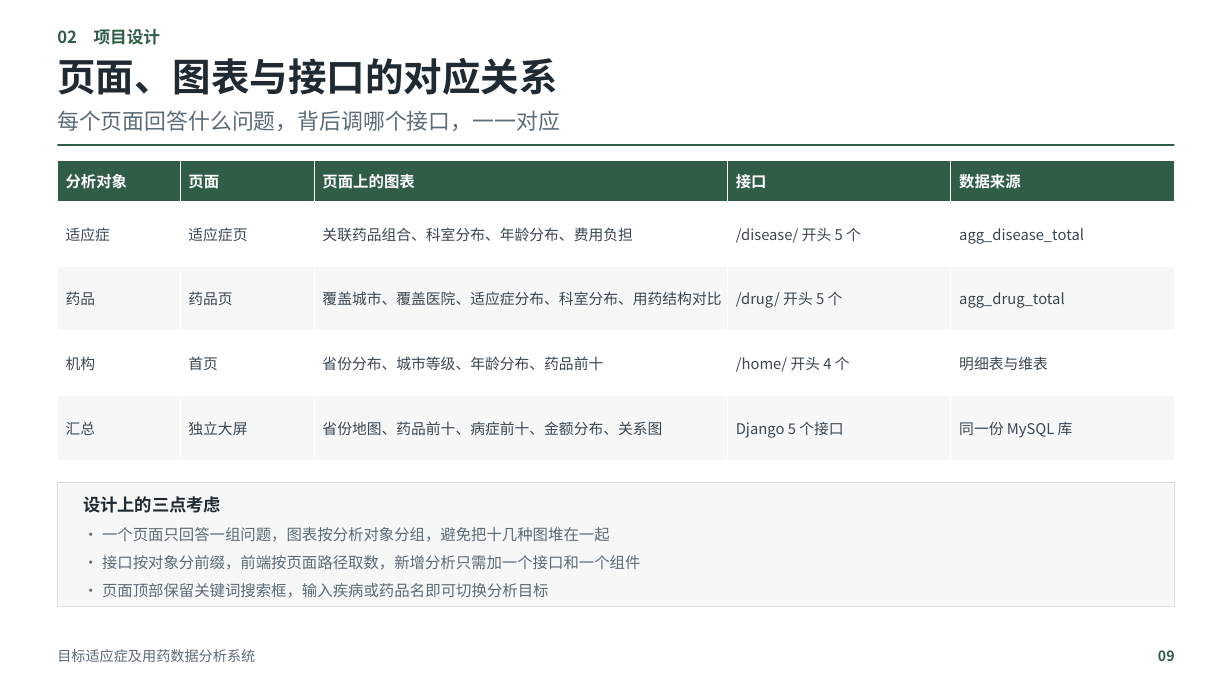
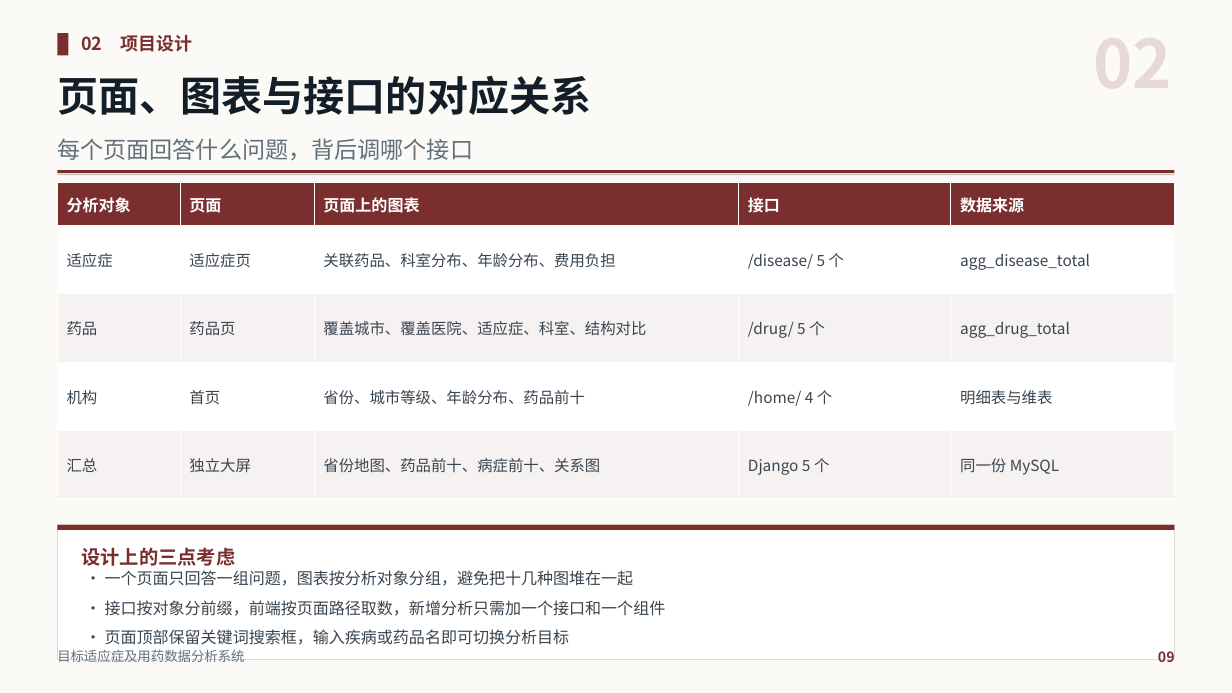
Before and after one commit to Jing-Zhan/medicine-analysis, a slide deck: slide 9 of docs/ppt/目标适应症及用药数据分析系统_汇报PPT.pptx. Drawn at 1232x693 pixels with LibreOffice and Linux fonts; fonts in the diff are those of the drawing. Boxes give left, top, right and bottom in pixels: in the first picture for what was removed or moved away, otherwise in the second. Text is boxed around its words. In the diff, an @@ line names an element or a change of style, - is before the commit and + after.

```diff
--- a/docs/ppt/目标适应症及用药数据分析系统_汇报PPT.pptx
+++ b/docs/ppt/目标适应症及用药数据分析系统_汇报PPT.pptx
@@ rectangle added at bbox=[0, 0, 1232, 693], fill #FBFAF7 @@
@@ text "02 项目设计": place and size @@
-text "02 项目设计" at bbox=[57, 29, 161, 45]
+text "02 项目设计" at bbox=[81, 35, 193, 52]
@@ text "02 项目设计" at bbox=[81, 35, 193, 52]: size 13 to 14 pt, text colour #2F5D46 to #7A2E2E; line spacing 1.14 to 1.16 @@
@@ rectangle added at bbox=[57, 33, 68, 55], fill #7A2E2E @@
@@ text "页面、图表与接口的对应关系": place and size @@
-text "页面、图表与接口的对应关系" at bbox=[57, 58, 557, 95]
+text "页面、图表与接口的对应关系" at bbox=[57, 75, 591, 115]
@@ text "页面、图表与接口的对应关系" at bbox=[57, 75, 591, 115]: size 30 to 32 pt, text colour #1F2A33 to #141E28; line spacing 1.14 to 1.16 @@
@@ text at bbox=[57, 138, 473, 160]: text changed; size 17 to 18 pt; text colour #5B6B78 to #63707B @@
-每个页面回答什么问题，背后调哪个接口，一一对应
+每个页面回答什么问题，背后调哪个接口
@@ rectangle: place and size @@
-rectangle at bbox=[57, 482, 1175, 606]
+rectangle at bbox=[57, 170, 1175, 174]
@@ rectangle at bbox=[57, 170, 1175, 174]: fill #F5F8F6 to #7A2E2E; outline #D8E0DC 0.75 pt to none @@
@@ rectangle: place and size @@
-rectangle at bbox=[57, 144, 1175, 146]
+rectangle at bbox=[57, 175, 1175, 176]
@@ rectangle at bbox=[57, 175, 1175, 176]: fill #2F5D46 to #C9C2B2 @@
@@ table at bbox=[57, 183, 1175, 499] @@
-row 2, column 3: 关联药品组合、科室分布、年龄分布、费用负担
+row 2, column 3: 关联药品、科室分布、年龄分布、费用负担
-row 2, column 4: /disease/ 开头 5 个
+row 2, column 4: /disease/ 5 个
-row 3, column 3: 覆盖城市、覆盖医院、适应症分布、科室分布、用药结构对比
+row 3, column 3: 覆盖城市、覆盖医院、适应症、科室、结构对比
-row 3, column 4: /drug/ 开头 5 个
+row 3, column 4: /drug/ 5 个
-row 4, column 3: 省份分布、城市等级、年龄分布、药品前十
+row 4, column 3: 省份、城市等级、年龄分布、药品前十
-row 4, column 4: /home/ 开头 4 个
+row 4, column 4: /home/ 4 个
-row 5: 汇总 | 独立大屏 | 省份地图、药品前十、病症前十、金额分布、关系图 | Django 5 个接口 | 同一份 MySQL 库
+row 5: 汇总 | 独立大屏 | 省份地图、药品前十、病症前十、关系图 | Django 5 个 | 同一份 MySQL
@@ fill #2F5D46 to #7A2E2E in row 1 @@
@@ fill #F5F8F6 to #F7F2F2 in 10 cells @@
@@ size 12 to 12.5 pt in "分析对象", "页面", "页面上的图表", "接口" and 1 more places @@
@@ size 11.5 to 12 pt, text colour #3A4753 to #394550 in "适应症", "适应症页", "agg_disease_total", "药品" and 7 more places @@
@@ table: place and size @@
-table at bbox=[57, 161, 1175, 460]
+table at bbox=[57, 183, 1175, 499]
@@ rectangle added at bbox=[57, 525, 1175, 660], fill #FFFFFF, outline #DED9CE 0.9 pt @@
@@ rectangle added at bbox=[57, 525, 1175, 531], fill #7A2E2E @@
@@ text "设计上的三点考虑": place and size @@
-text "设计上的三点考虑" at bbox=[83, 496, 221, 513]
+text "设计上的三点考虑" at bbox=[81, 547, 235, 566]
@@ text "设计上的三点考虑" at bbox=[81, 547, 235, 566]: size 13.5 to 15 pt, text colour #1F2A33 to #7A2E2E; line spacing 1.14 to 1.16 @@
@@ 3 texts: place and size @@
-3 texts at bbox=[102, 527, 640, 598]
+3 texts at bbox=[105, 570, 666, 645]
@@ size 12 to 12.5 pt, text colour #5B6B78 to #394550; line spacing 1.14 to 1.16 in 3 elements at bbox=[105, 570, 634, 586], bbox=[105, 600, 666, 616], bbox=[105, 629, 570, 645] @@
@@ text "目标适应症及用药数据分析系统" at bbox=[57, 647, 244, 662]: size 11 to 10.5 pt, text colour #5B6B78 to #63707B; line spacing 1.14 to 1.16 @@
@@ text "09" at bbox=[1158, 648, 1175, 662]: text colour #2F5D46 to #7A2E2E; line spacing 1.14 to 1.16 @@
```
Also in this commit, not shown: 25 other slides changed, 5 other files.
